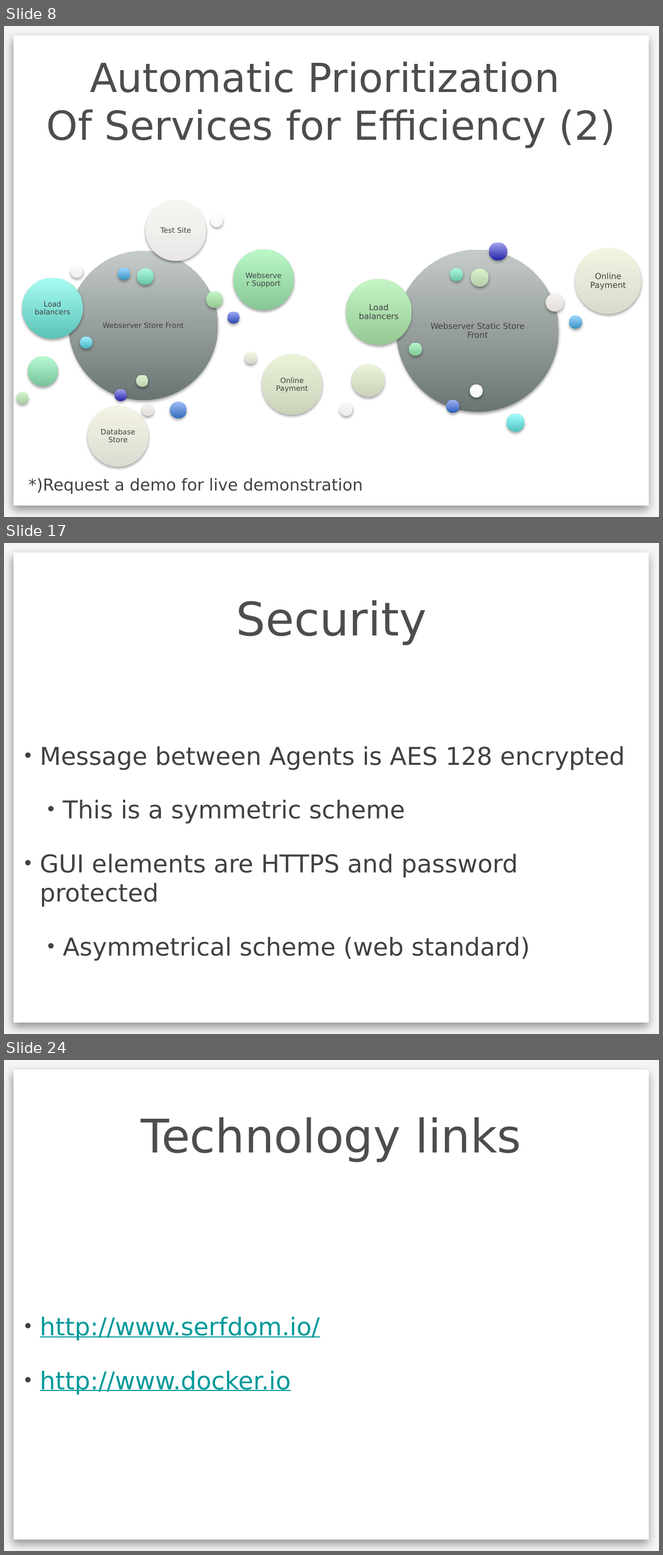
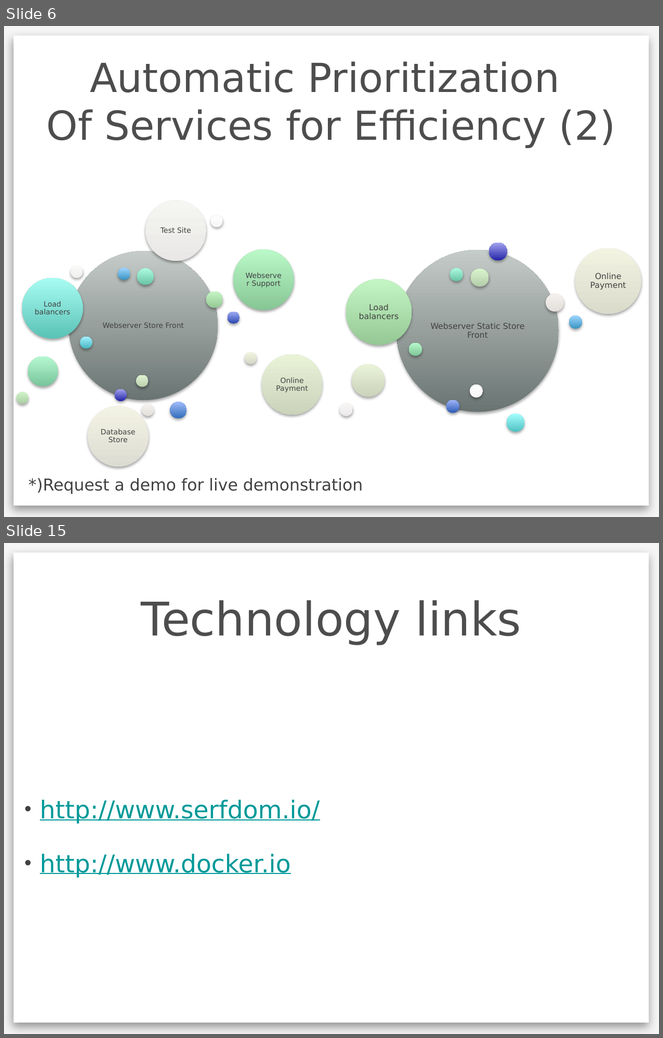
Before and after one commit to pinireznik/antitude, a slide deck: Mitosis-pitch.pptx. Shown one above the other, each under a label of ours: slides 8, 17 and 24 before the commit, slides 6 and 15 after it; the slides between them are not shown. The pictures are 663x1555 and 663x1038 pixels, drawn with LibreOffice and Linux fonts; fonts in the diff are those of the drawing; background and template pictures are left out. Boxes give left, top, right and bottom in pixels: in the first picture for what was removed or moved away, otherwise in the second. Text is boxed around its words. In the diff, an @@ line names an element or a change of style, - is before the commit and + after.

```diff
--- a/Mitosis-pitch.pptx
+++ b/Mitosis-pitch.pptx
@@ slide 17 removed at bbox=[4, 543, 659, 1034], background #F5F5F5; not listed: 1 template element that a slide beside it also shows @@
@@ title removed at bbox=[236, 600, 427, 645] @@
-Security
@@ text removed at bbox=[40, 746, 625, 961] @@
-• Message between Agents is AES 128 encrypted
-          • This is a symmetric scheme
-        • GUI elements are HTTPS and password protected
-          • Asymmetrical scheme (web standard)
@@ what was slide 8 is now slide 6 @@
@@ what was slide 24 is now slide 15 @@
```
Also in this commit, not shown: 4 slides changed, 7 slides added, 15 other slides removed.
